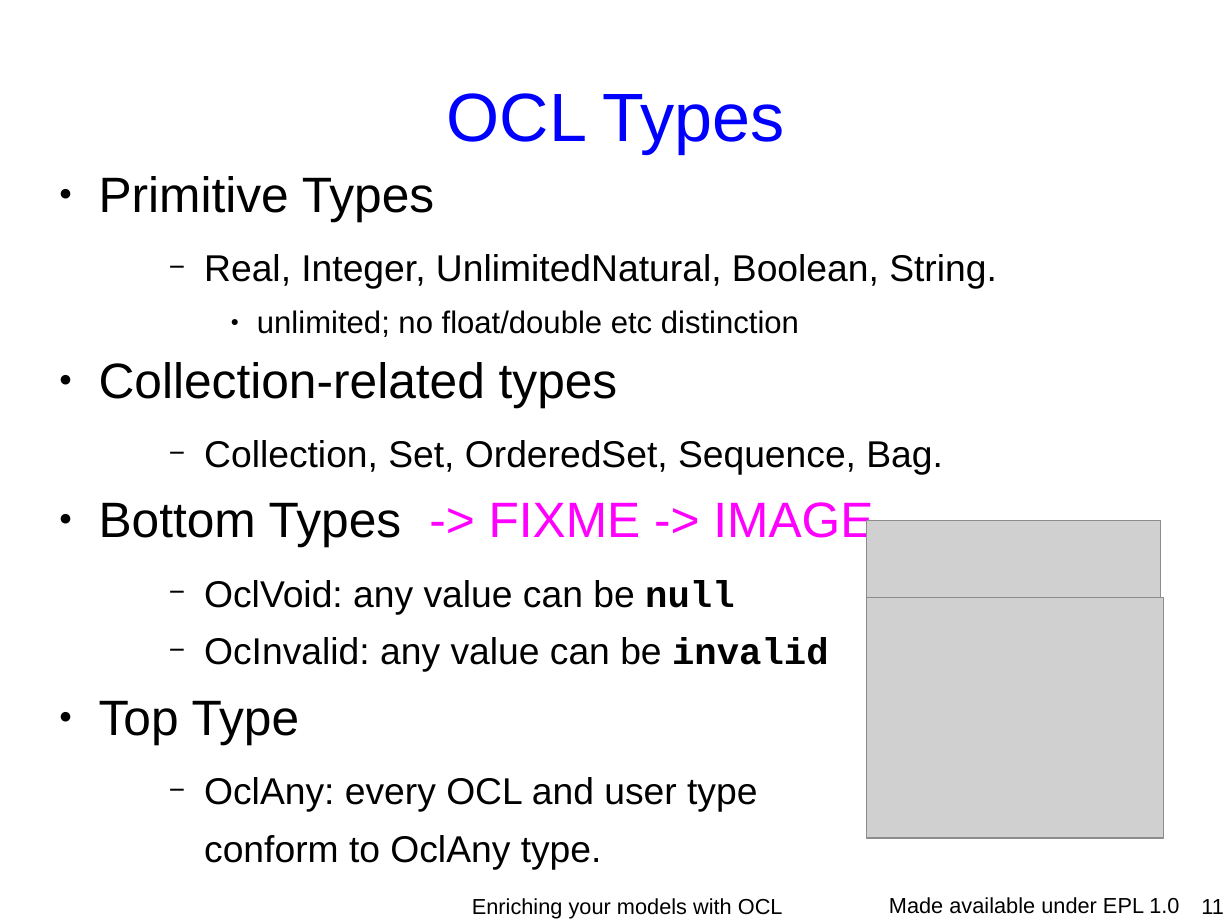
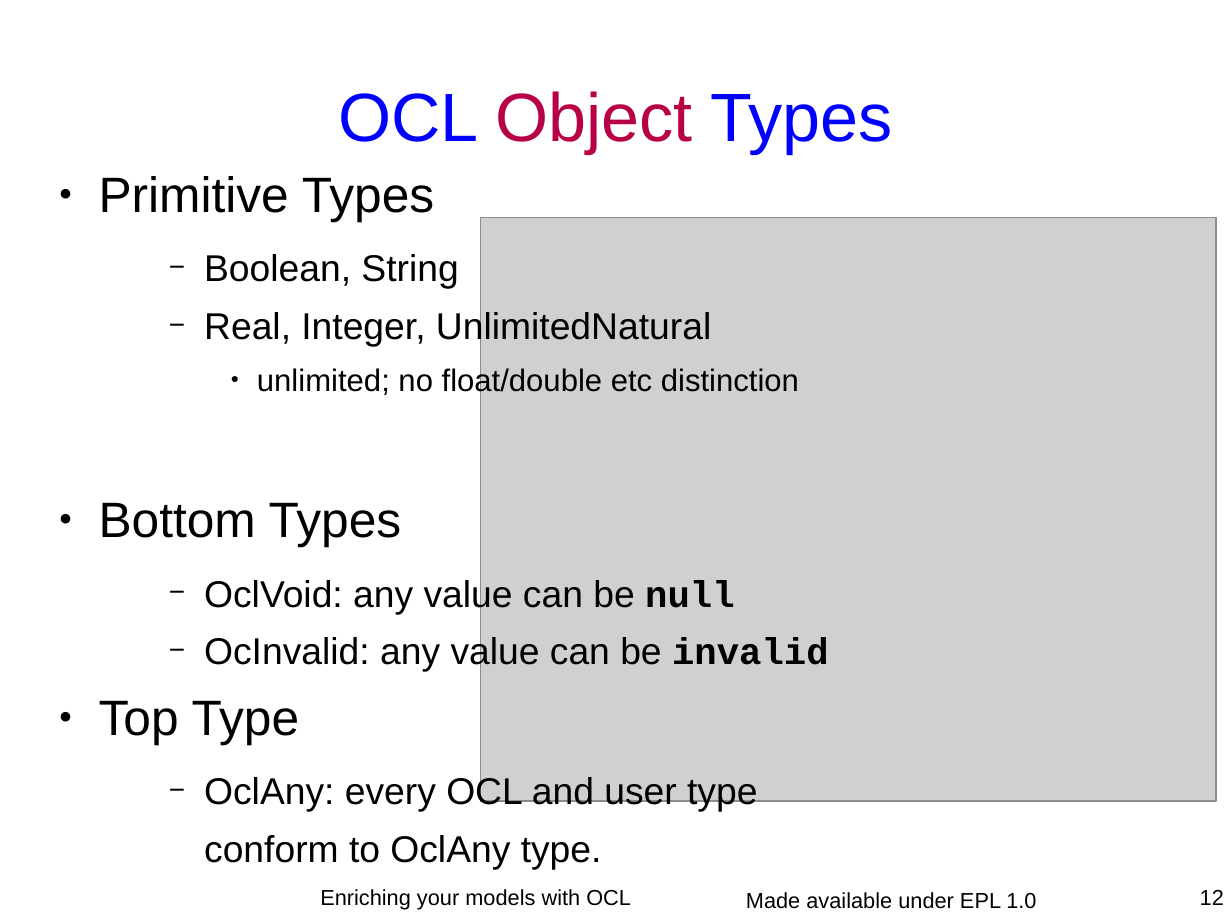
Before and after one commit to eclipse-ocl/ocl-website, a slide deck: slide 12 of ocl/docs/publications/ESE2010LongTalk/EnrichingWithOCL.odp (slide 11 before the commit). Drawn at 1232x924 pixels with LibreOffice and Linux fonts; fonts in the diff are those of the drawing; grey boxes stand for pictures; background and template pictures are left out. Boxes give left, top, right and bottom in pixels: in the first picture for what was removed or moved away, otherwise in the second. Text is boxed around its words. In the diff, an @@ line names an element or a change of style, - is before the commit and + after.

```diff
--- a/ocl/docs/publications/ESE2010LongTalk/EnrichingWithOCL.odp
+++ b/ocl/docs/publications/ESE2010LongTalk/EnrichingWithOCL.odp
@@ title at [339, 91, 893, 153]: text changed @@
-OCL Types
+OCL Object Types
@@ picture: place and size @@
-picture at [866, 521, 1160, 665]
+picture at [481, 217, 1216, 800]
@@ text at [204, 254, 711, 347]: text changed @@
-    − Real, Integer, UnlimitedNatural, Boolean, String.
+    − Boolean, String
+    − Real, Integer, UnlimitedNatural
@@ text at [99, 502, 402, 547]: text changed @@
-● Collection-related types
-    − Collection, Set, OrderedSet, Sequence, Bag.
-● Bottom Types -> FIXME -> IMAGE
+● Bottom Types
@@ picture removed at [866, 598, 1164, 838] @@
@@ text "Enriching your models with OCL": place and size @@
-text "Enriching your models with OCL" at [472, 898, 783, 918]
+text "Enriching your models with OCL" at [320, 889, 631, 910]
@@ text "Made available under EPL 1.0": place and size @@
-text "Made available under EPL 1.0" at [889, 897, 1179, 914]
+text "Made available under EPL 1.0" at [746, 892, 1036, 909]
@@ page number added at [1200, 890, 1224, 905], 14 pt, text #000000 @@
+12
@@ page number removed at [1201, 899, 1224, 914] @@
-11
```
Also in this commit, not shown: 42 other slides changed, 6 slides added, 9 slides removed, 13 other files.
